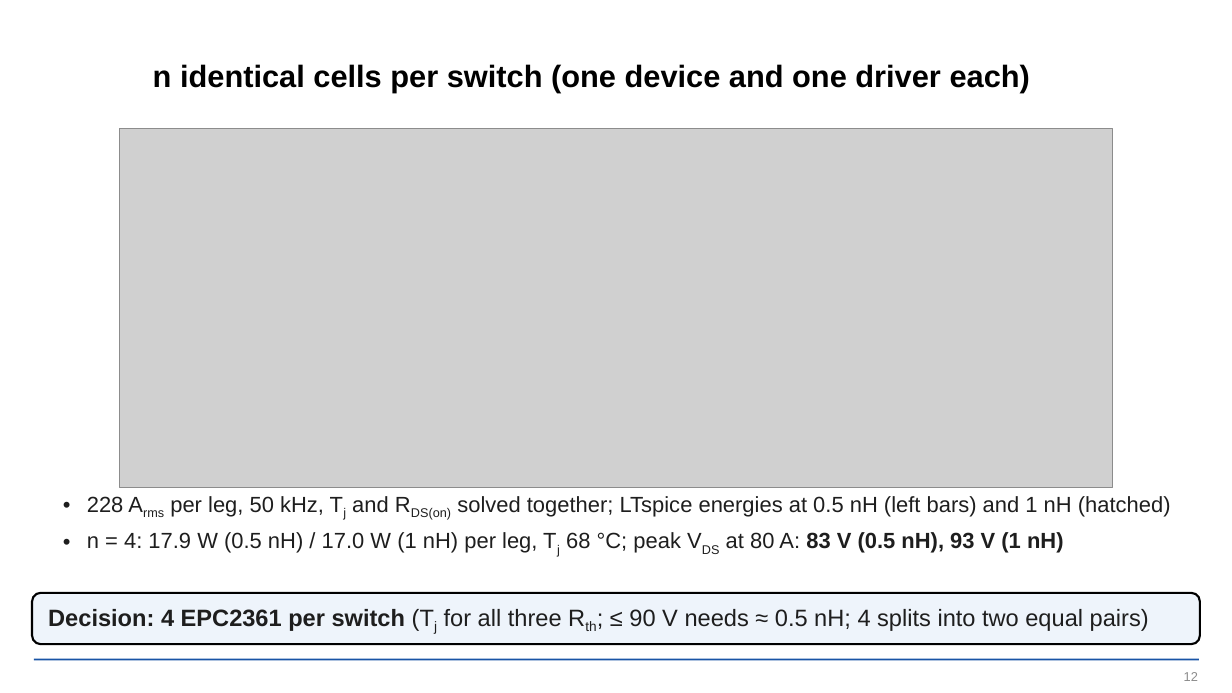
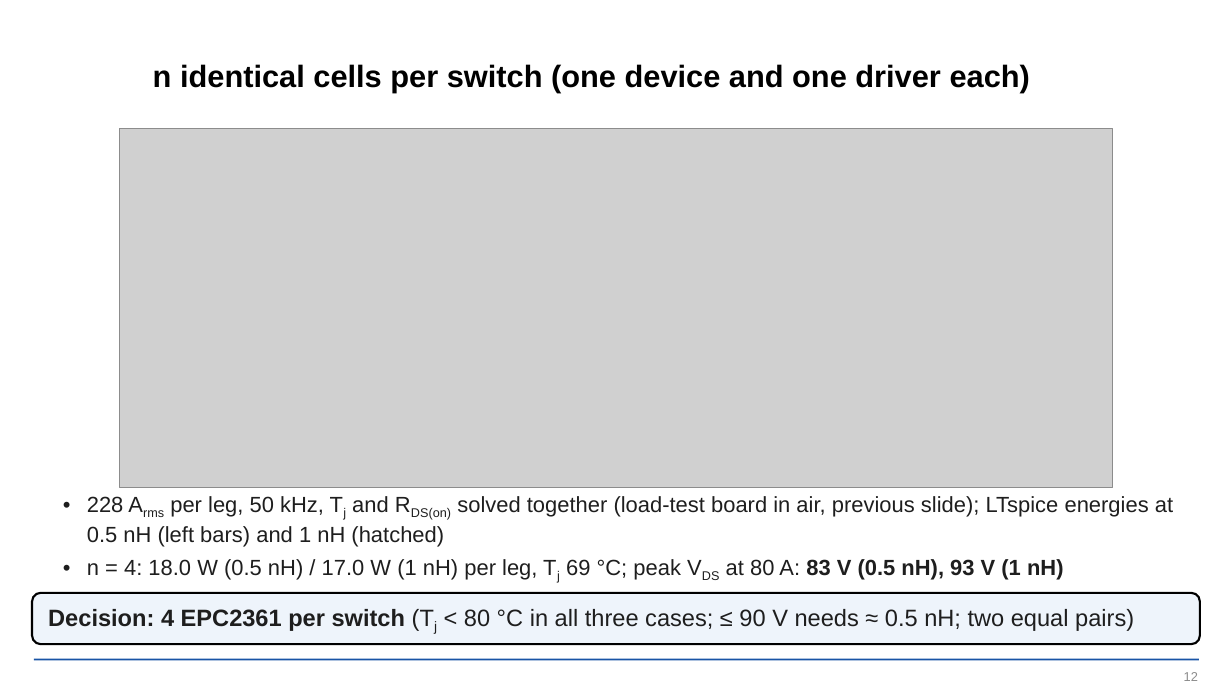
Before and after one commit to EnesAyaz/KTH, a slide deck: slide 12 of PCB-Design/reports/slides/spb_revb_design_flow.pptx. Drawn at 1232x693 pixels with LibreOffice and Linux fonts; fonts in the diff are those of the drawing; grey boxes stand for pictures; background and template pictures are left out. Boxes give left, top, right and bottom in pixels: in the first picture for what was removed or moved away, otherwise in the second. Text is boxed around its words. In the diff, an @@ line names an element or a change of style, - is before the commit and + after.

```diff
--- a/PCB-Design/reports/slides/spb_revb_design_flow.pptx
+++ b/PCB-Design/reports/slides/spb_revb_design_flow.pptx
@@ text at box(87, 496, 1173, 579): text changed @@
-• 228 Arms per leg, 50 kHz, Tj and RDS(on) solved together; LTspice energies at 0.5 nH (left bars) and 1 nH (hatched)
-• n = 4: 17.9 W (0.5 nH) / 17.0 W (1 nH) per leg, Tj 68 °C; peak VDS at 80 A: 83 V (0.5 nH), 93 V (1 nH)
+• 228 Arms per leg, 50 kHz, Tj and RDS(on) solved together (load-test board in air, previous slide); LTspice energies at 0.5 nH (left bars) and 1 nH (hatched)
+• n = 4: 18.0 W (0.5 nH) / 17.0 W (1 nH) per leg, Tj 69 °C; peak VDS at 80 A: 83 V (0.5 nH), 93 V (1 nH)
@@ text in rounded rectangle at box(48, 609, 1134, 631): text changed @@
-Decision: 4 EPC2361 per switch (Tj for all three Rth; ≤ 90 V needs ≈ 0.5 nH; 4 splits into two equal pairs)
+Decision: 4 EPC2361 per switch (Tj < 80 °C in all three cases; ≤ 90 V needs ≈ 0.5 nH; two equal pairs)
```
Also in this commit, not shown: 6 other slides changed, 7 other files.
